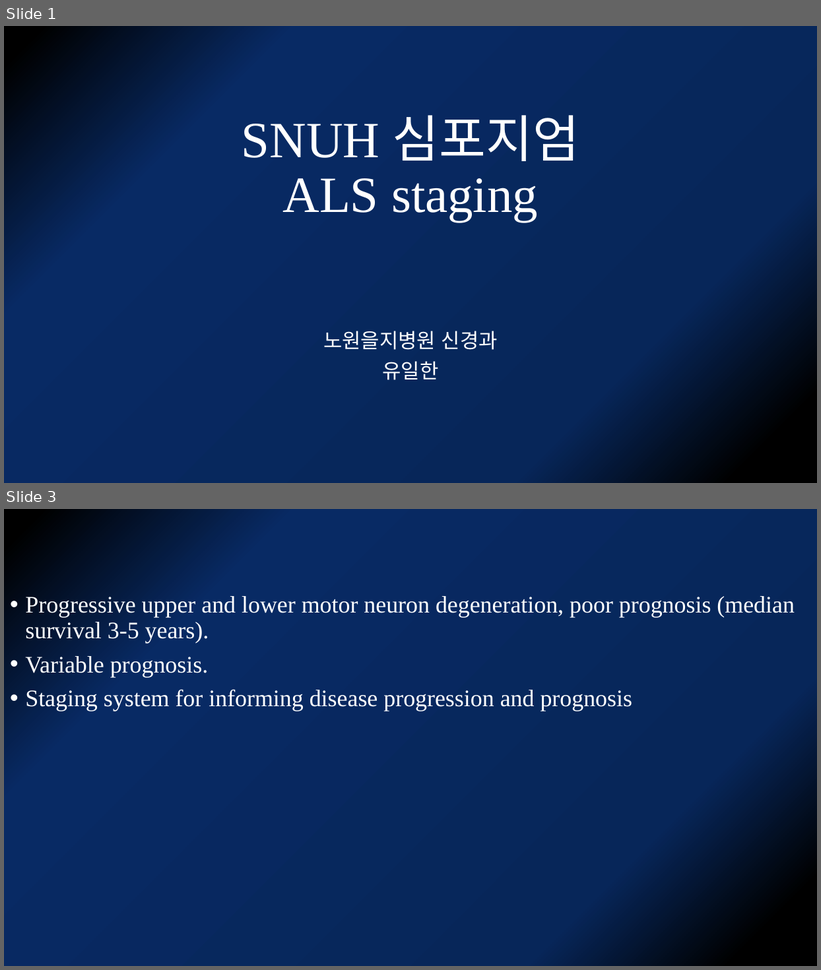
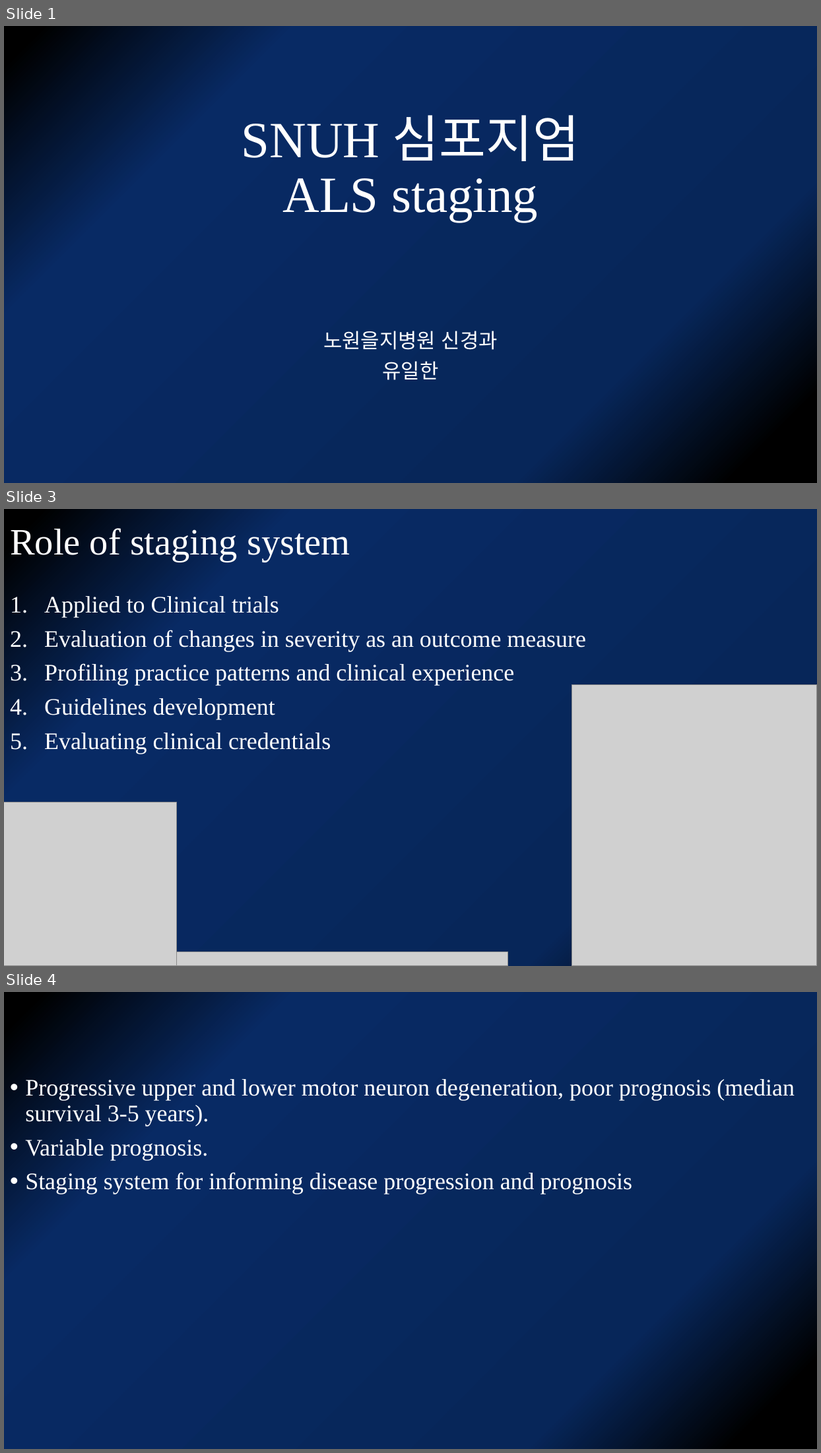
Before and after one commit to kjfdf/lecture, a slide deck: SNUH 심포지엄-유일한.pptx. Shown one above the other, each under a label of ours: slides 1 and 3 before the commit, slides 1, 3 and 4 after it; the slides between them are not shown. The pictures are 821x970 and 821x1453 pixels, drawn with LibreOffice and Linux fonts; fonts in the diff are those of the drawing; grey boxes stand for pictures. Boxes give left, top, right and bottom in pixels: in the first picture for what was removed or moved away, otherwise in the second. Text is boxed around its words. In the diff, an @@ line names an element or a change of style, - is before the commit and + after.

```diff
--- a/SNUH 심포지엄-유일한.pptx
+++ b/SNUH 심포지엄-유일한.pptx
@@ slide 3 added at (4,509,817,966), background gradient #000000 to #072659 to #082A64 @@
@@ title added at (10,528,350,562), 44 pt, text #FFFFFF @@
+Role of staging system
@@ text added at (44,596,586,754), 28 pt, text #FFFFFF @@
+1. Applied to Clinical trials
+2. Evaluation of changes in severity as an outcome measure
+3. Profiling practice patterns and clinical experience
+4. Guidelines development
+5. Evaluating clinical credentials
@@ picture added at (572,685,817,966) @@
@@ picture added at (4,803,177,966) @@
@@ picture added at (177,953,508,966) @@
@@ what was slide 3 is now slide 4 @@
```
Also in this commit, not shown: 1 other slide added, 2 slides removed.
